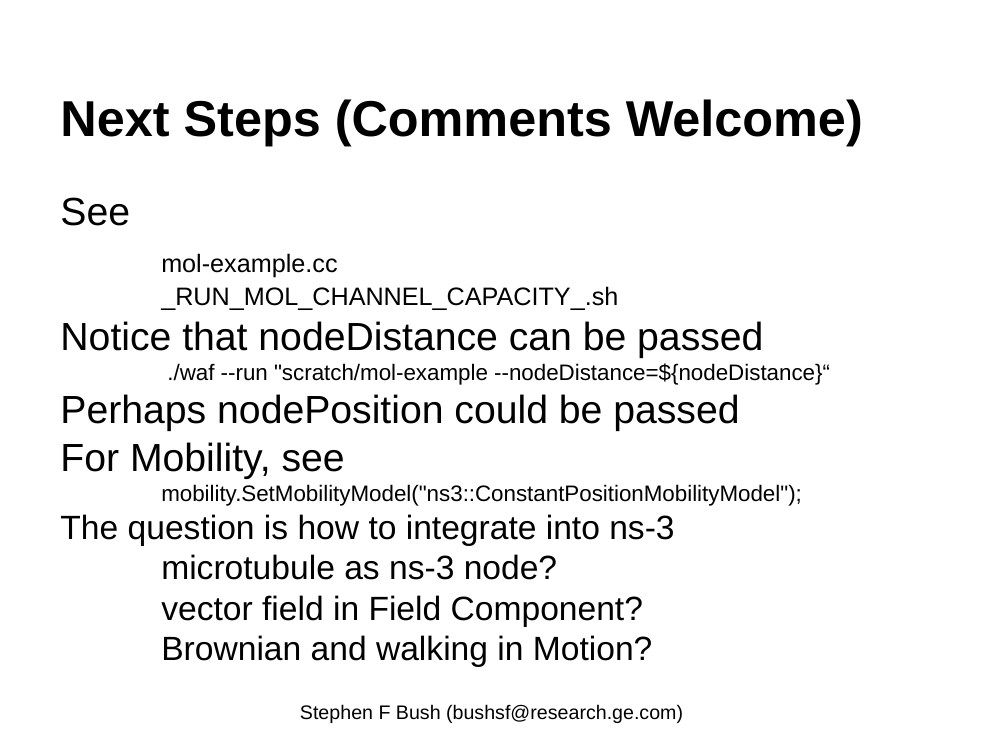
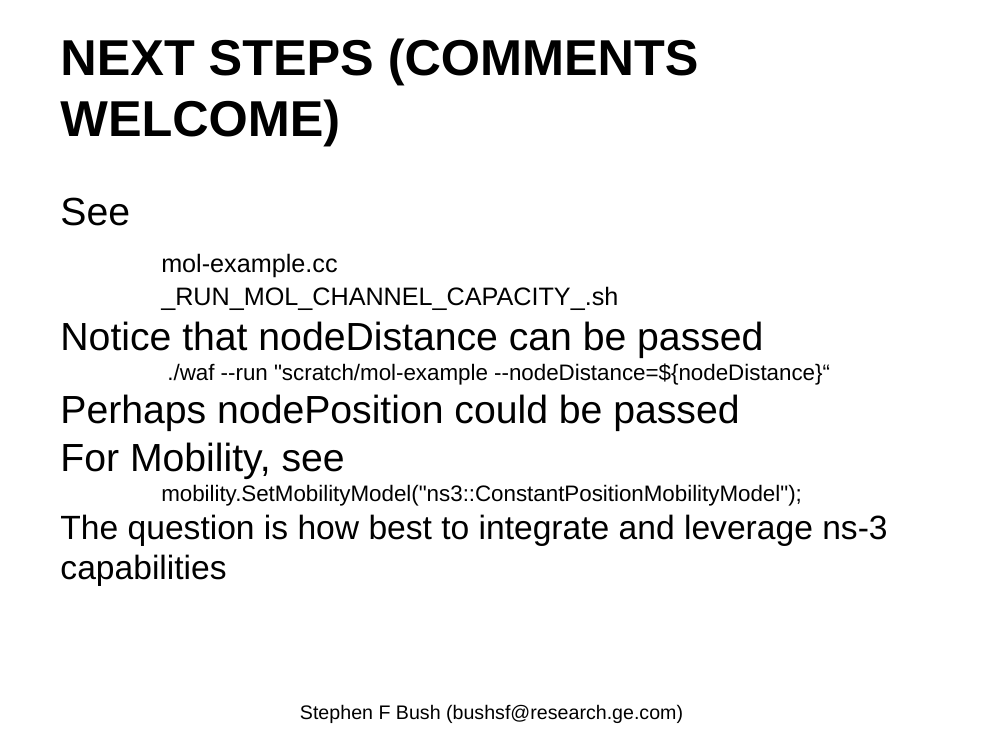
Before and after one commit to EnzoRong1013/ieee-p1906-1-reference-code, a slide deck: slide 15 of trunk/docs/p1906-1-Field-Component-Update.pptx (slide 19 before the commit). Drawn at 1008x756 pixels with LibreOffice and Linux fonts; fonts in the diff are those of the drawing. Boxes give left, top, right and bottom in pixels: in the first picture for what was removed or moved away, otherwise in the second. Text is boxed around its words. In the diff, an @@ line names an element or a change of style, - is before the commit and + after.

```diff
--- a/trunk/docs/p1906-1-Field-Component-Update.pptx
+++ b/trunk/docs/p1906-1-Field-Component-Update.pptx
@@ title at bbox=[60, 38, 699, 145]: text changed @@
-Next Steps (Comments Welcome)
+NEXT STEPS (COMMENTS WELCOME)
@@ text at bbox=[60, 514, 887, 586]: text changed @@
-The question is how to integrate into ns-3
-microtubule as ns-3 node?
-vector field in Field Component?
-Brownian and walking in Motion?
+The question is how best to integrate and leverage ns-3 capabilities
```
Also in this commit, not shown: 14 other slides changed, 4 slides added, 4 slides removed.
